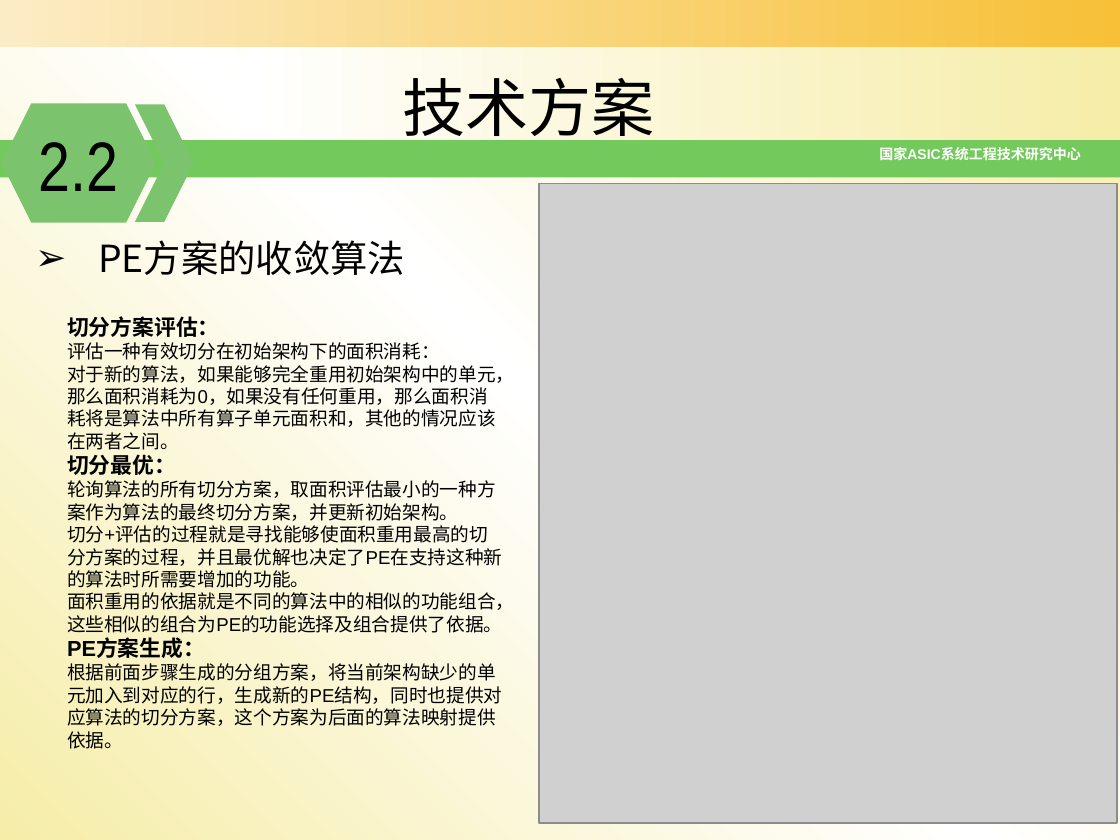
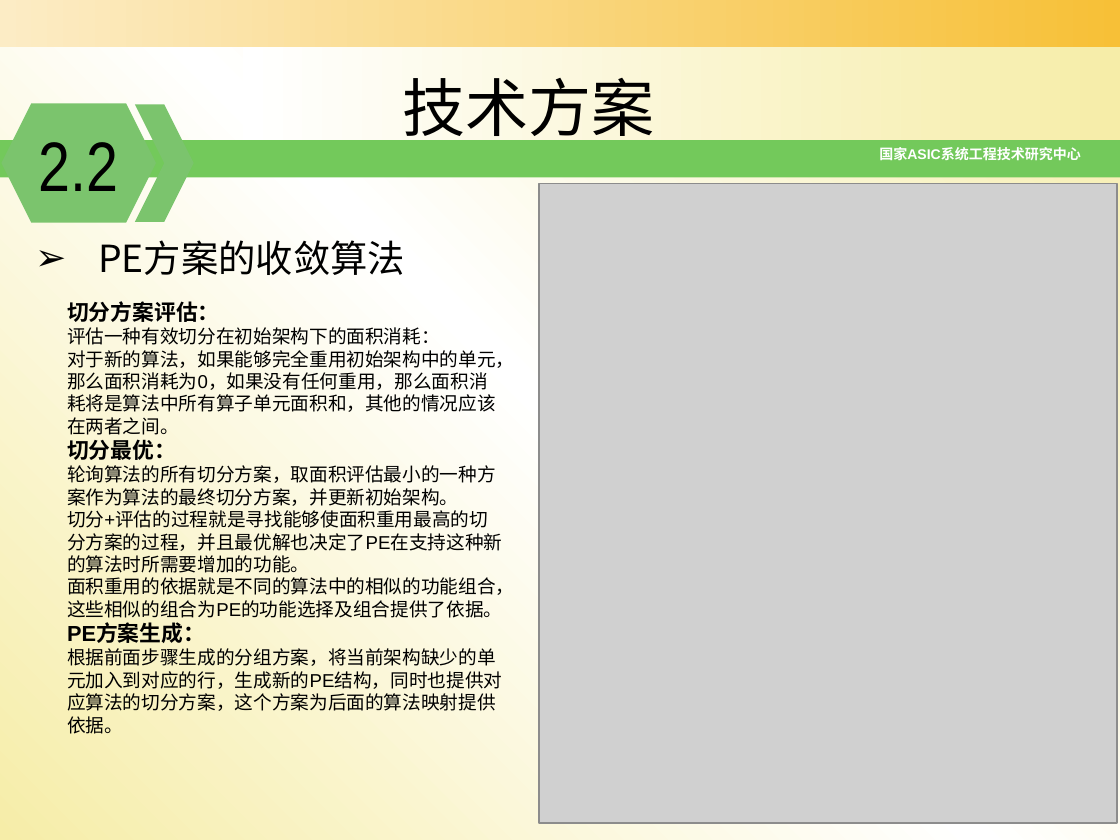
Before and after one commit to zdyzhan/bishe, a slide deck: slide 21 of 开题报告_131199李小泉10_28.pptx. Drawn at 1120x840 pixels with LibreOffice and Linux fonts; fonts in the diff are those of the drawing; grey boxes stand for pictures; background and template pictures are left out. Boxes give left, top, right and bottom in pixels: in the first picture for what was removed or moved away, otherwise in the second. Text is boxed around its words. In the diff, an @@ line names an element or a change of style, - is before the commit and + after.

```diff
--- a/开题报告_131199李小泉10_28.pptx
+++ b/开题报告_131199李小泉10_28.pptx
@@ text "切分方案评估：": place and size @@
-text "切分方案评估：" at box(67, 316, 514, 749)
+text "切分方案评估：" at box(67, 301, 514, 734)
```
Also in this commit, not shown: 2 other slides changed, 1 other file.
